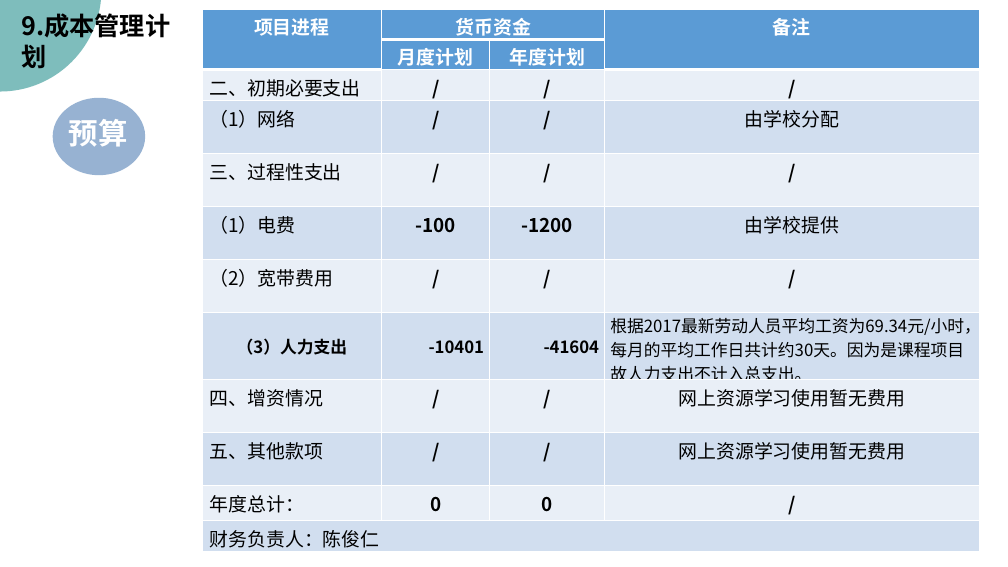
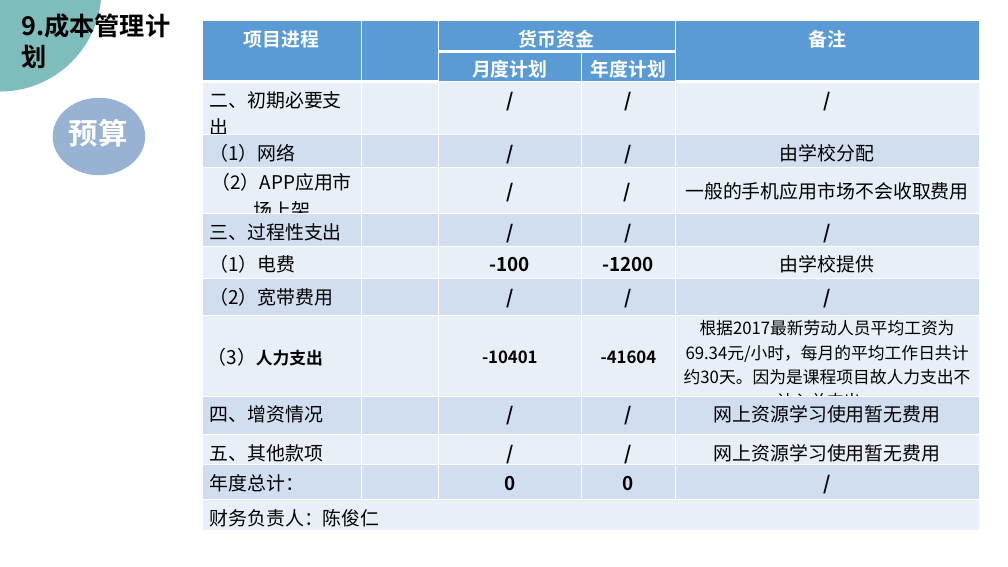
Before and after one commit to PRD2018/PRD2018-G15, a slide deck: slide 57 of 受控文档/01-需求工程项目计划/[PRD-15]需求工程项目计划.pptx (slide 60 before the commit). Drawn at 1008x567 pixels with LibreOffice and Linux fonts; fonts in the diff are those of the drawing; background and template pictures are left out. Boxes give left, top, right and bottom in pixels: in the first picture for what was removed or moved away, otherwise in the second. Text is boxed around its words. In the diff, an @@ line names an element or a change of style, - is before the commit and + after.

Commit message:
2018-11-23
修改了 OBS图
修改了需求工程计划文档，版本0.2.8
修改了需求工程计划PPT
修改了需求工程计划甘特图，版本0.2.8

```diff
--- a/受控文档/01-需求工程项目计划/[PRD-15]需求工程项目计划.pptx
+++ b/受控文档/01-需求工程项目计划/[PRD-15]需求工程项目计划.pptx
@@ table at (202,21,980,531) @@
-项目进程 | 货币资金 |  | 备注
- | 月度计划 | 年度计划 | 
-二、初期必要支出 | / | / | /
-（1）网络 | / | / | 由学校分配
-三、过程性支出 | / | / | /
-（1）电费 | -100 | -1200 | 由学校提供
-（2）宽带费用 | / | / | /
-（3）人力支出 | -10401 | -41604 | 根据2017最新劳动人员平均工资为69.34元/小时，每月的平均工作日共计约30天。因为是课程项目故人力支出不计入总支出。
-四、增资情况 | / | / | 网上资源学习使用暂无费用
-五、其他款项 | / | / | 网上资源学习使用暂无费用
-年度总计： | 0 | 0 | /
-财务负责人：陈俊仁 |  |  | 
+项目进程 |  | 货币资金 |  | 备注
+ |  | 月度计划 | 年度计划 | 
+二、初期必要支出 |  | / | / | /
+（1）网络 |  | / | / | 由学校分配
+（2）APP应用市场上架 |  | / | / | 一般的手机应用市场不会收取费用
+三、过程性支出 |  | / | / | /
+（1）电费 |  | -100 | -1200 | 由学校提供
+（2）宽带费用 |  | / | / | /
+（3）人力支出 |  | -10401 | -41604 | 根据2017最新劳动人员平均工资为69.34元/小时，每月的平均工作日共计约30天。因为是课程项目故人力支出不计入总支出。
+四、增资情况 |  | / | / | 网上资源学习使用暂无费用
+五、其他款项 |  | / | / | 网上资源学习使用暂无费用
+年度总计： |  | 0 | 0 | /
+财务负责人：陈俊仁 |  |  |  | 
@@ table: place and size @@
-table at (202,9,979,556)
+table at (202,21,980,531)
```
Also in this commit, not shown: 45 other slides changed, 5 slides added, 5 slides removed, 4 other files.
